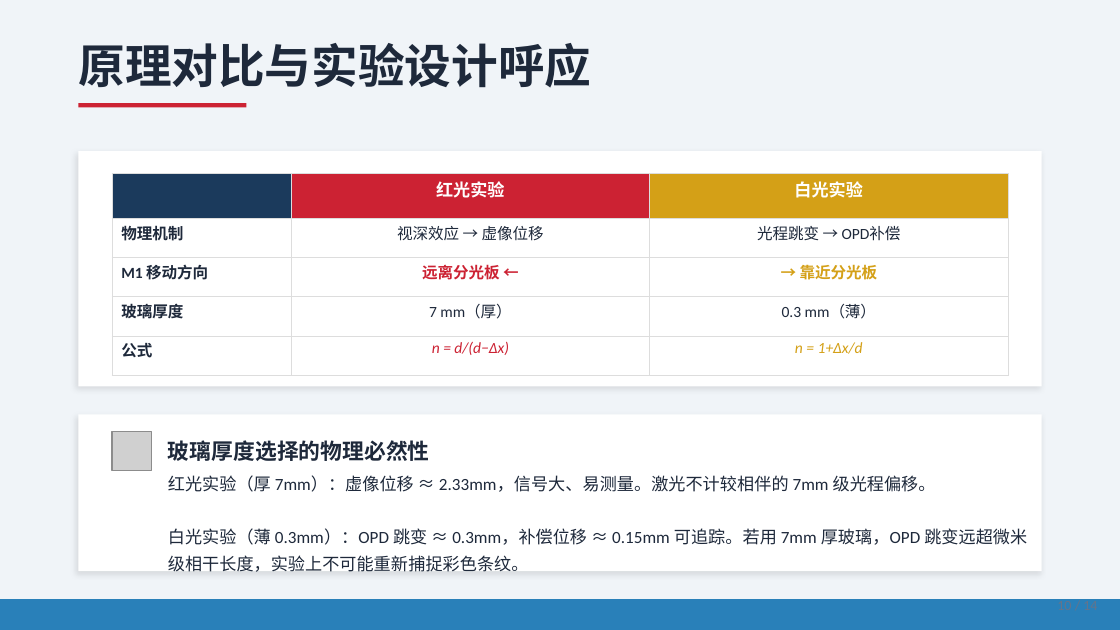
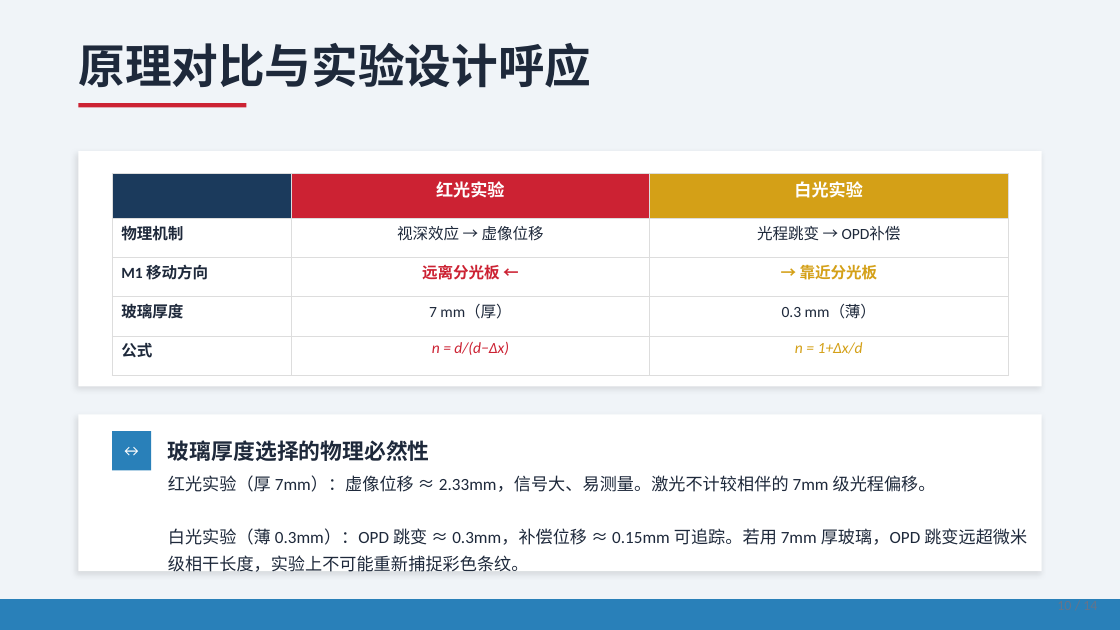
Before and after one commit to AblazeGHR/project, a slide deck: slide 10 of 迈克尔逊干涉仪实验探究/答辩PPT.pptx. Drawn at 1120x630 pixels with LibreOffice and Linux fonts; fonts in the diff are those of the drawing; grey boxes stand for pictures. Boxes give left, top, right and bottom in pixels: in the first picture for what was removed or moved away, otherwise in the second. Text is boxed around its words. In the diff, an @@ line names an element or a change of style, - is before the commit and + after.

```diff
--- a/迈克尔逊干涉仪实验探究/答辩PPT.pptx
+++ b/迈克尔逊干涉仪实验探究/答辩PPT.pptx
@@ picture removed at bbox=[112, 431, 151, 470] @@
@@ rectangle added at bbox=[112, 431, 151, 470], fill #2980B9 @@
@@ text added at bbox=[112, 431, 151, 470], 9.8 pt, text #FFFFFF @@
+↔
```
Also in this commit, not shown: 8 other slides changed, 2 other files.
